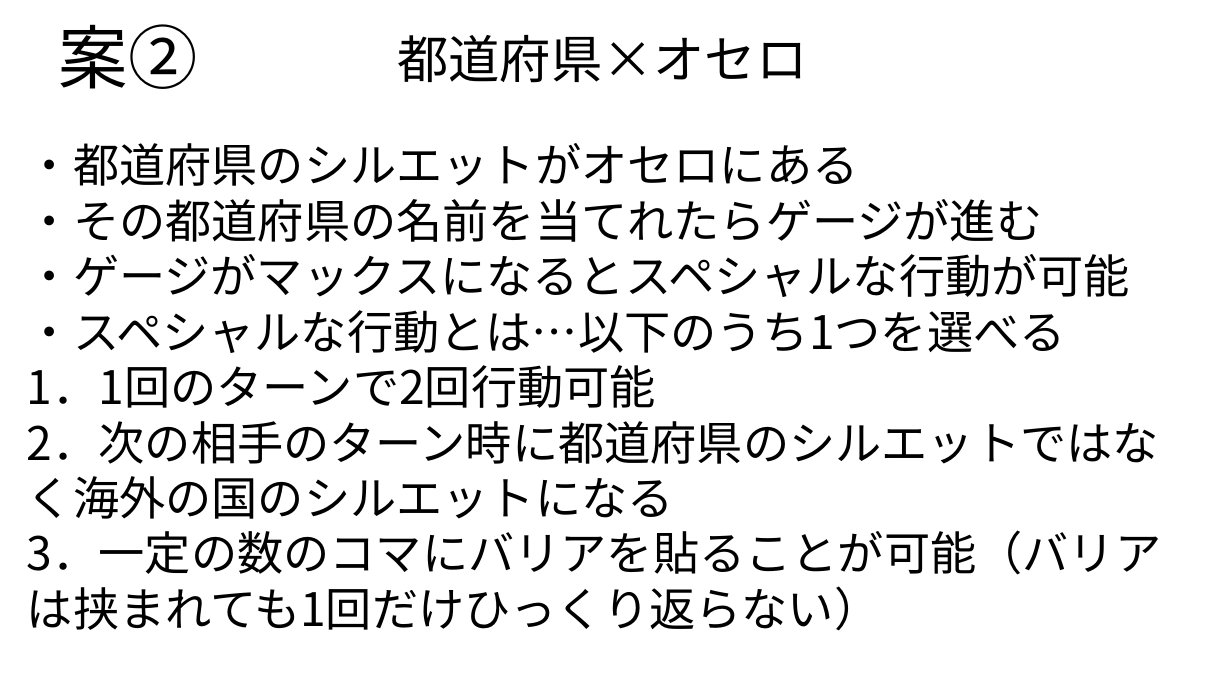
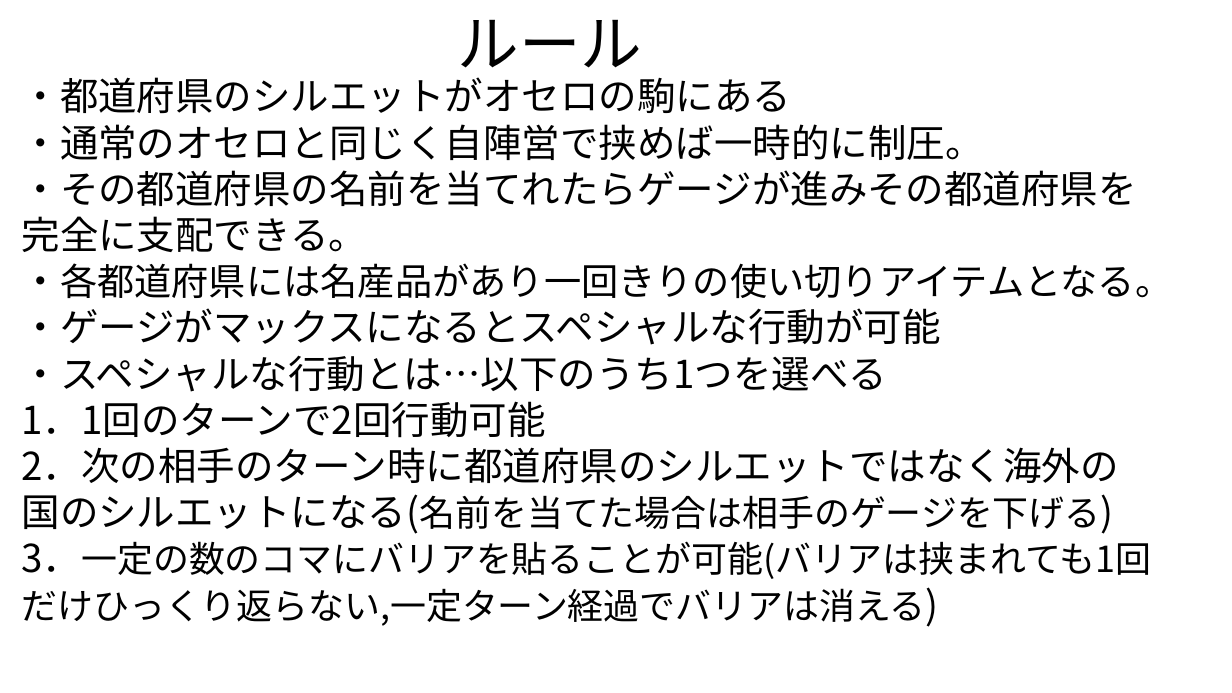
Before and after one commit to nkc20236093/kikaku, a slide deck: slide 2 of 企画書_ゲーデザ_オセロ/オセロ.pptx. Drawn at 1232x693 pixels with LibreOffice and Linux fonts; fonts in the diff are those of the drawing. Boxes give left, top, right and bottom in pixels: in the first picture for what was removed or moved away, otherwise in the second. Text is boxed around its words. In the diff, an @@ line names an element or a change of style, - is before the commit and + after.

Commit message:
ゲーデザ＿オセロ

```diff
--- a/企画書_ゲーデザ_オセロ/オセロ.pptx
+++ b/企画書_ゲーデザ_オセロ/オセロ.pptx
@@ text removed at [59, 24, 198, 89] @@
-案②
@@ text added at [458, 19, 643, 82], 48 pt, text #000000 @@
+ルール
@@ text removed at [397, 35, 807, 83] @@
-都道府県×オセロ
@@ text "・都道府県のシルエットがオセロの駒にある": place and size @@
-text "・都道府県のシルエットがオセロの駒にある" at [27, 143, 1161, 631]
+text "・都道府県のシルエットがオセロの駒にある" at [22, 77, 1173, 626]
@@ text at [22, 77, 1173, 298]: text changed; size 36 to 30 pt @@
-・都道府県のシルエットがオセロにある
-・その都道府県の名前を当てれたらゲージが進む
+・都道府県のシルエットがオセロの駒にある
+・通常のオセロと同じく自陣営で挟めば一時的に制圧。
+・その都道府県の名前を当てれたらゲージが進みその都道府県を完全に支配できる。
+・各都道府県には名産品があり一回きりの使い切りアイテムとなる。
@@ text at [22, 308, 941, 438]: size 36 to 30 pt in "・ゲージがマックスになるとスペシャルな行動が可能", "・スペシャルな行動とは…以下のうち1つを選べる", "1．1回のターンで2回行動可能" @@
@@ text at [22, 447, 1151, 626]: text changed; size 36 to 28 pt @@
-2．次の相手のターン時に都道府県のシルエットではなく海外の国のシルエットになる
-3．一定の数のコマにバリアを貼ることが可能（バリアは挟まれても1回だけひっくり返らない）
+2．次の相手のターン時に都道府県のシルエットではなく海外の国のシルエットになる(名前を当てた場合は相手のゲージを下げる)
+3．一定の数のコマにバリアを貼ることが可能(バリアは挟まれても1回だけひっくり返らない,一定ターン経過でバリアは消える)
```
Also in this commit, not shown: 1 slide added, 1 slide removed.
